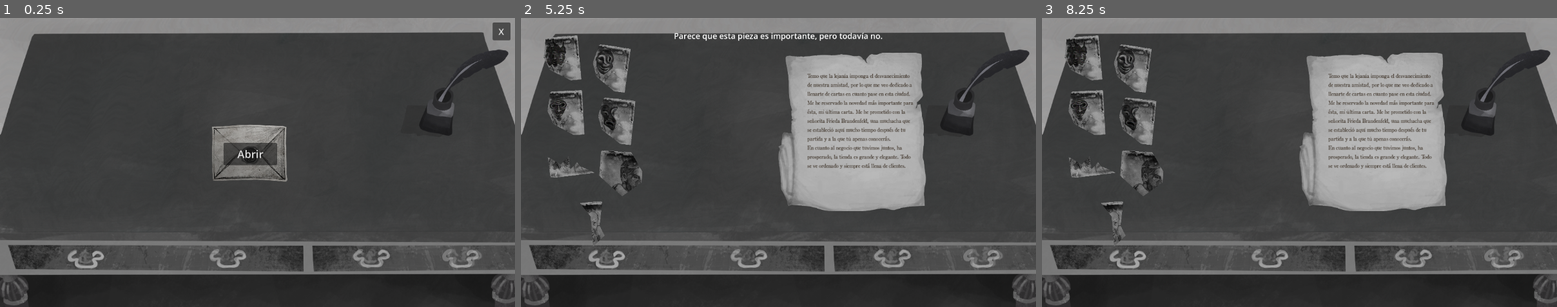
Above: before the commit, frames 1-3 (left to right).
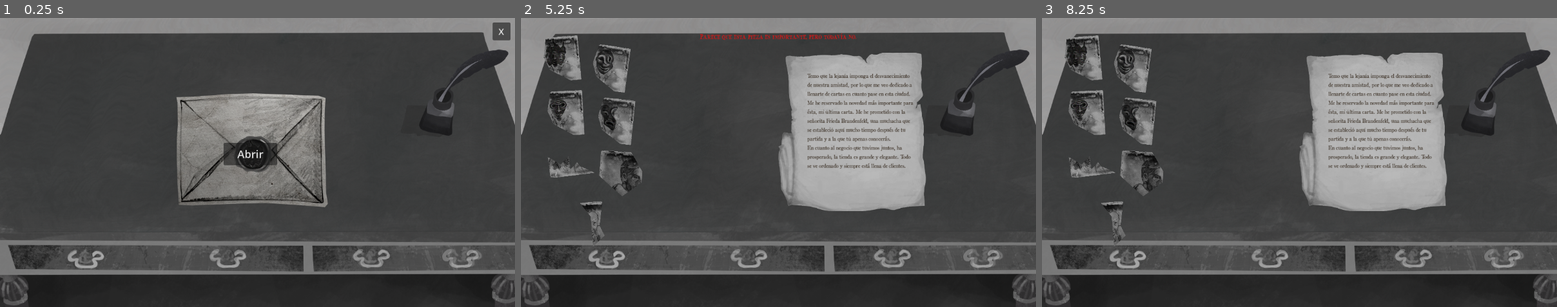
Above: after the commit, the same moments.

Repository: shiarauzo/Lima-game-jam-2026
Game: Godot game, scene res://scenes/main_menu.tscn
Same seed, same stepped clock (60 frames per second), same inputs: the game is played once before the commit and once after it.
Inputs (mouse positions are in pixels of both pictures, inside the frame that each line leads up to):
- Up to frame 1 (0.25 s): no input
- Up to frame 2 (5.25 s): click "Abrir" at 0.5 s; tap Enter at 1.25, 2.75, 4.25 s; move the mouse to (891, 148) at 1.27 s; click (891, 148) at 1.42 s; tap Space at 2, 3.5, 5 s; drag from (675, 176) to (752, 220) at 2.02 s; move the mouse to (830, 98) at 2.77 s; click (830, 98) at 2.92 s; drag from (752, 220) to (624, 119) at 3.52 s; move the mouse to (933, 205) at 4.27 s; click (933, 205) at 4.42 s; drag from (624, 119) to (701, 90) at 5.02 s
- Up to frame 3 (8.25 s): move the mouse to (1325, 162) at 5.77 s; click (1325, 162) at 5.92 s; drag from (1222, 90) to (1196, 176) at 6.52 s; move the mouse to (1412, 148) at 7.27 s; click (1412, 148) at 7.42 s; drag from (1196, 176) to (1273, 220) at 8.02 s

The runs differ from the first frame. In frame 1, 8.8% of the frame differs, in the area x 34-64%, y 26-66%; in frame 2, 0.5%; in frame 3, nothing differs.

Commit message:
actualizar textos en rojo

Diff:
--- a/scenes/main_menu.tscn
+++ b/scenes/main_menu.tscn
@@ -32,12 +32,13 @@
 anchor_top = 0.5
 anchor_right = 0.5
 anchor_bottom = 0.5
-offset_left = -200.0
-offset_top = -150.0
-offset_right = 165.0
-offset_bottom = 100.0
+offset_left = -377.0
+offset_top = -286.0
+offset_right = -12.0
+offset_bottom = -36.0
 grow_horizontal = 2
 grow_vertical = 2
+scale = Vector2(2, 2)
 texture = ExtResource("2_envelope")
 expand_mode = 1
 stretch_mode = 5
--- a/scenes/secondlevel.tscn
+++ b/scenes/secondlevel.tscn
@@ -11,6 +11,7 @@
 [ext_resource type="Texture2D" uid="uid://0hllosvn1cia" path="res://assets/retazo/retazo3.png" id="8_retazo3"]
 [ext_resource type="Texture2D" uid="uid://cjhxqhsnsp3u1" path="res://assets/retazo/retazo4.png" id="9_retazo4"]
 [ext_resource type="FontFile" uid="uid://cm8i15jtyjb6p" path="res://Fonts/OLDSH___.TTF" id="10_font"]
+[ext_resource type="FontFile" uid="uid://dvcj2o5xjvq8w" path="res://Fonts/bloodcrowc.ttf" id="11_bloodcrow"]
 
 [node name="SecondLevel" type="Control"]
 layout_mode = 3
@@ -42,7 +43,8 @@
 offset_right = 300.0
 offset_bottom = 60.0
 grow_horizontal = 2
-theme_override_colors/font_color = Color(1, 1, 1, 1)
+theme_override_colors/font_color = Color(0.8, 0.1, 0.1, 1)
+theme_override_fonts/font = ExtResource("11_bloodcrow")
 theme_override_font_sizes/font_size = 18
 horizontal_alignment = 1
 vertical_alignment = 1
Binary file added: Fonts/bloodcrowc.ttf
Not shown, added: Fonts/bloodcrowc.ttf.import
Not shown: 1 places in scenes/main_menu.tscn that only renumber resources
Not shown: 1 places in scenes/secondlevel.tscn that only renumber resources
